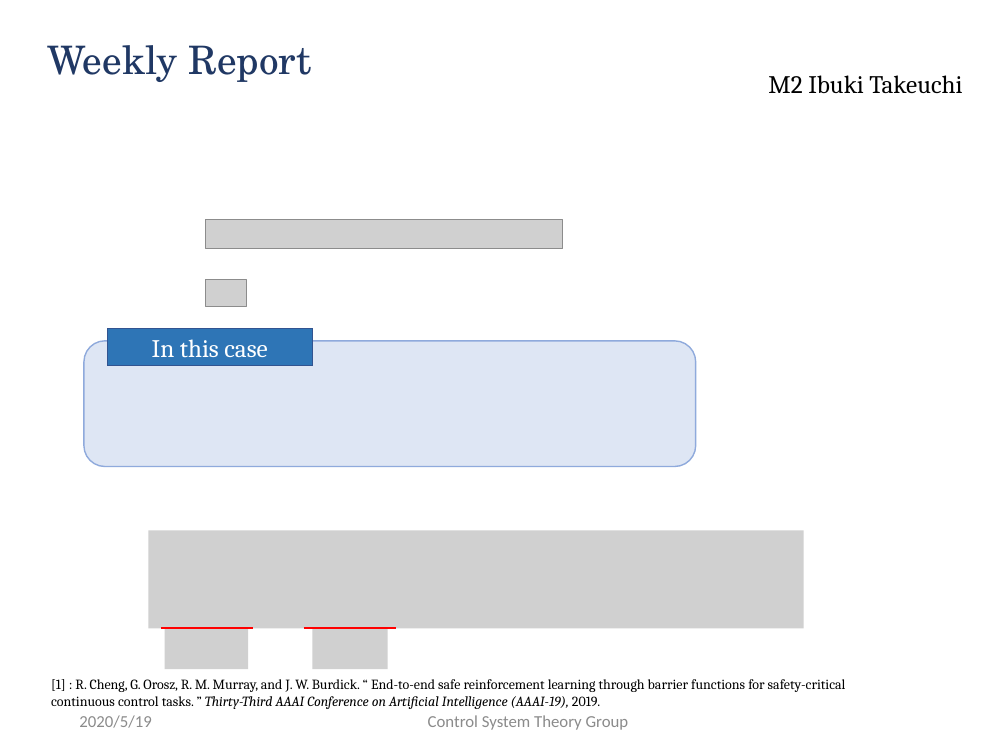
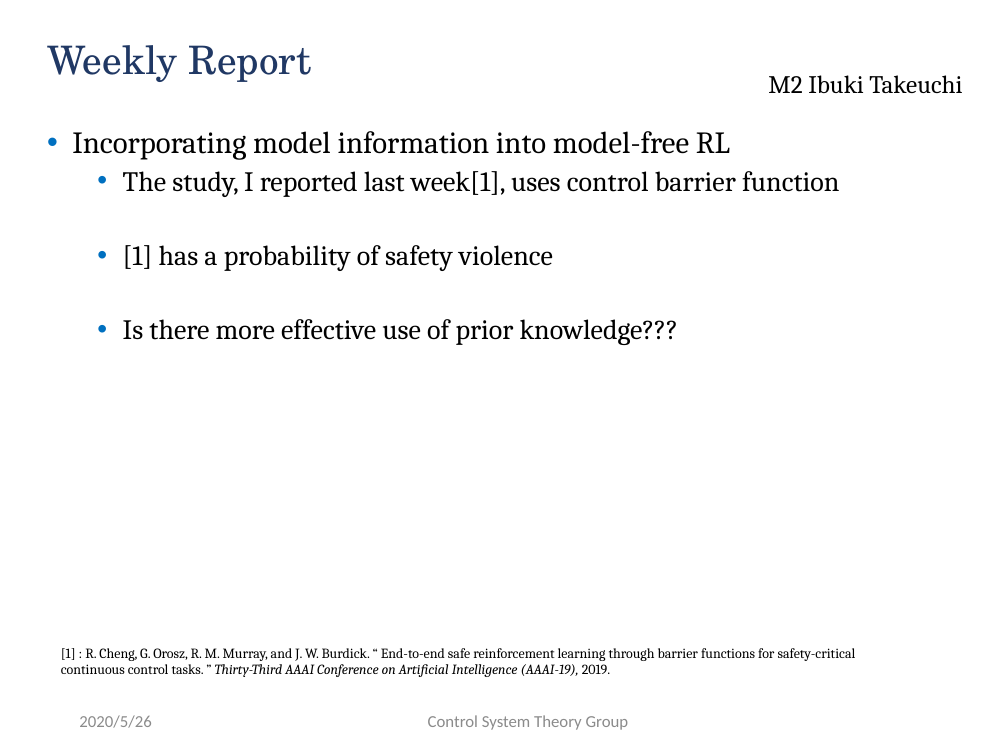
Before and after one commit to ibuki1024/weekly_report, a slide deck: slide 2 of report.pptx. Drawn at 1008x756 pixels with LibreOffice and Linux fonts; fonts in the diff are those of the drawing; grey boxes stand for pictures; background and template pictures are left out. Boxes give left, top, right and bottom in pixels: in the first picture for what was removed or moved away, otherwise in the second. Text is boxed around its words. In the diff, an @@ line names an element or a change of style, - is before the commit and + after.

```diff
--- a/report.pptx
+++ b/report.pptx
@@ text added at [72,131,839,345], 20 pt, text #000000 @@
+• Incorporating model information into model-free RL
+  • The study, I reported last week[1], uses control barrier function
+  • [1] has a probability of safety violence
+  • Is there more effective use of prior knowledge???
@@ picture removed at [206,220,562,249] @@
@@ picture removed at [206,280,246,306] @@
@@ rectangle removed at [107,329,311,366] @@
-In this case
@@ rounded rectangle removed at [84,341,696,467] @@
@@ picture removed at [148,530,803,628] @@
@@ line removed from (161, 628) to (253, 628) @@
@@ picture removed at [164,628,248,668] @@
@@ line removed from (303, 628) to (396, 628) @@
@@ picture removed at [312,628,388,668] @@
@@ text "[1] : R. Cheng, G. ...": place and size @@
-text "[1] : R. Cheng, G. ..." at [51,679,846,709]
+text "[1] : R. Cheng, G. ..." at [61,648,856,677]
@@ text at [79,715,151,728]: text changed @@
-2020/5/19
+2020/5/26
```
Also in this commit, not shown: 1 other slide changed, 2 slides removed, 1 other file.
